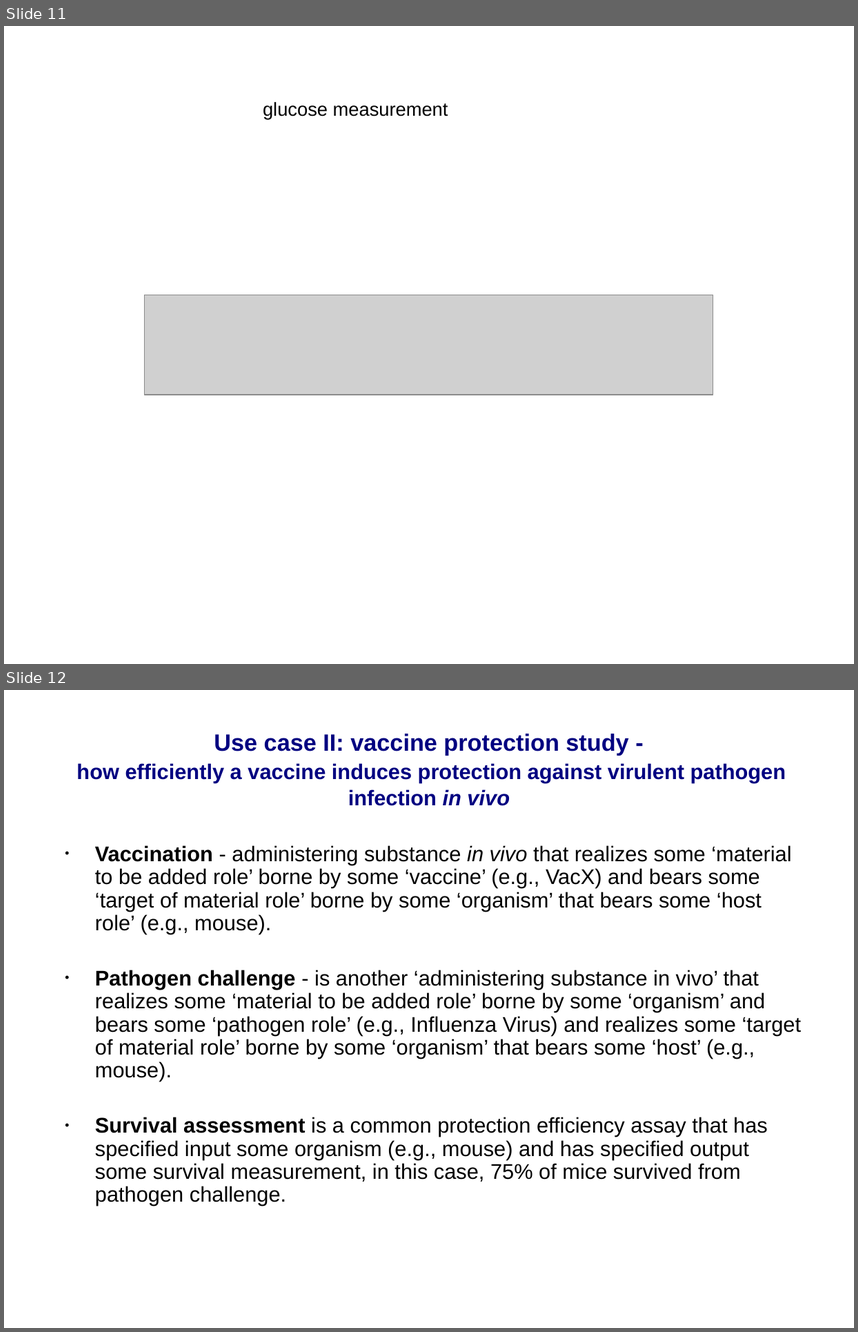
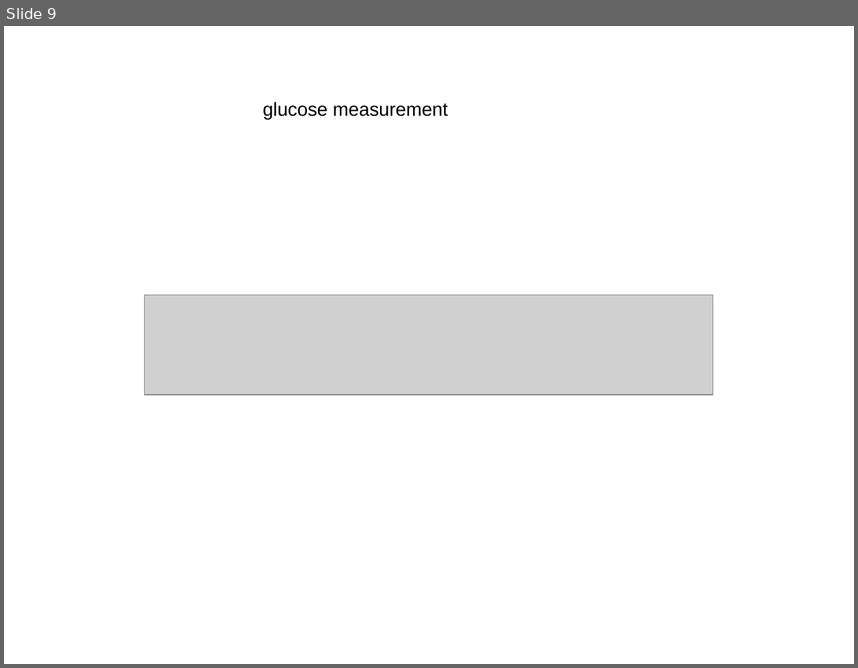
Before and after one commit to jamesaoverton/obi-backup, a slide deck: docs/papers/ISMB_2009/OBI-SIG.ppt. Shown one above the other, each under a label of ours: slides 11 and 12 before the commit, slide 9 after it. The pictures are 858x1332 and 858x668 pixels, drawn with LibreOffice and Linux fonts; fonts in the diff are those of the drawing; grey boxes stand for pictures; background and template pictures are left out. Boxes give left, top, right and bottom in pixels: in the first picture for what was removed or moved away, otherwise in the second. Text is boxed around its words. In the diff, an @@ line names an element or a change of style, - is before the commit and + after.

```diff
--- a/docs/papers/ISMB_2009/OBI-SIG.ppt
+++ b/docs/papers/ISMB_2009/OBI-SIG.ppt
@@ slide 12 removed at (x1=4, y1=690, x2=854, y2=1328), background picture (left out) @@
@@ title removed at (x1=76, y1=733, x2=786, y2=806) @@
-Use case II: vaccine protection study -
-how efficiently a vaccine induces protection against virulent pathogen infection in vivo
@@ text removed at (x1=95, y1=845, x2=802, y2=1205) @@
-• Vaccination - administering substance in vivo that realizes some ‘material to be added role’ borne by some ‘vaccine’ (e.g., VacX) and bears some ‘target of material role’ borne by some ‘organism’ that bears some ‘host role’ (e.g., mouse).
-• Pathogen challenge - is another ‘administering substance in vivo’ that realizes some ‘material to be added role’ borne by some ‘organism’ and bears some ‘pathogen role’ (e.g., Influenza Virus) and realizes some ‘target of material role’ borne by some ‘organism’ that bears some ‘host’ (e.g., mouse).
-• Survival assessment is a common protection efficiency assay that has specified input some organism (e.g., mouse) and has specified output some survival measurement, in this case, 75% of mice survived from pathogen challenge.
@@ what was slide 11 is now slide 9 @@
```
Also in this commit, not shown: 4 slides changed, 4 slides added, 3 other slides removed.
